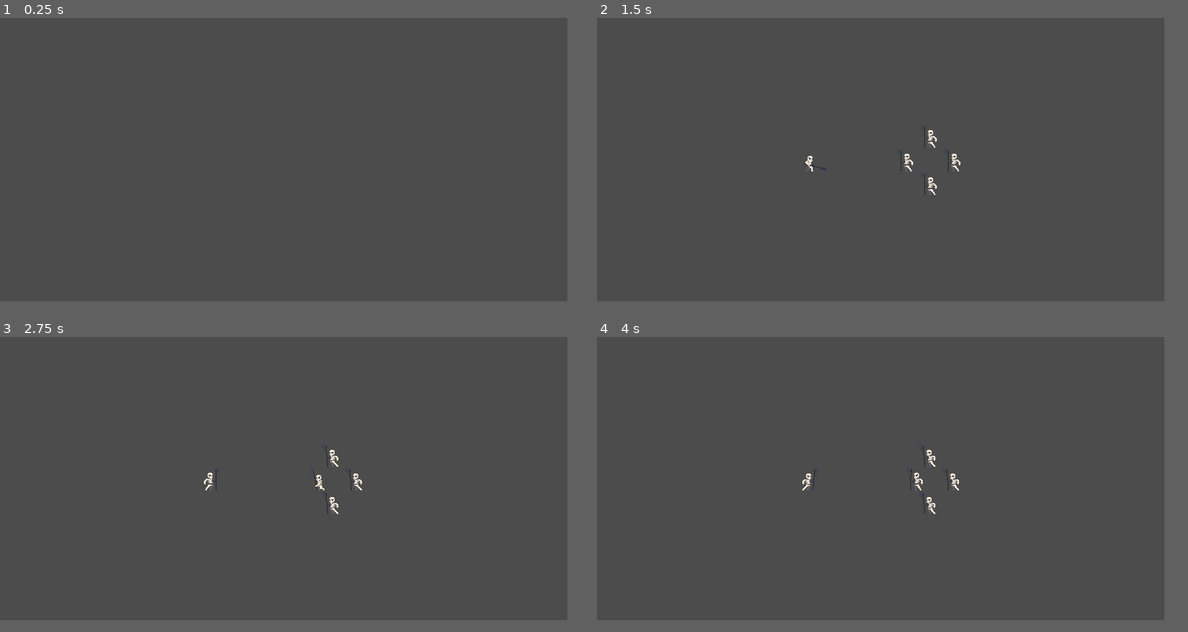
Above: before the commit, frames 1-4 (two rows, left to right).
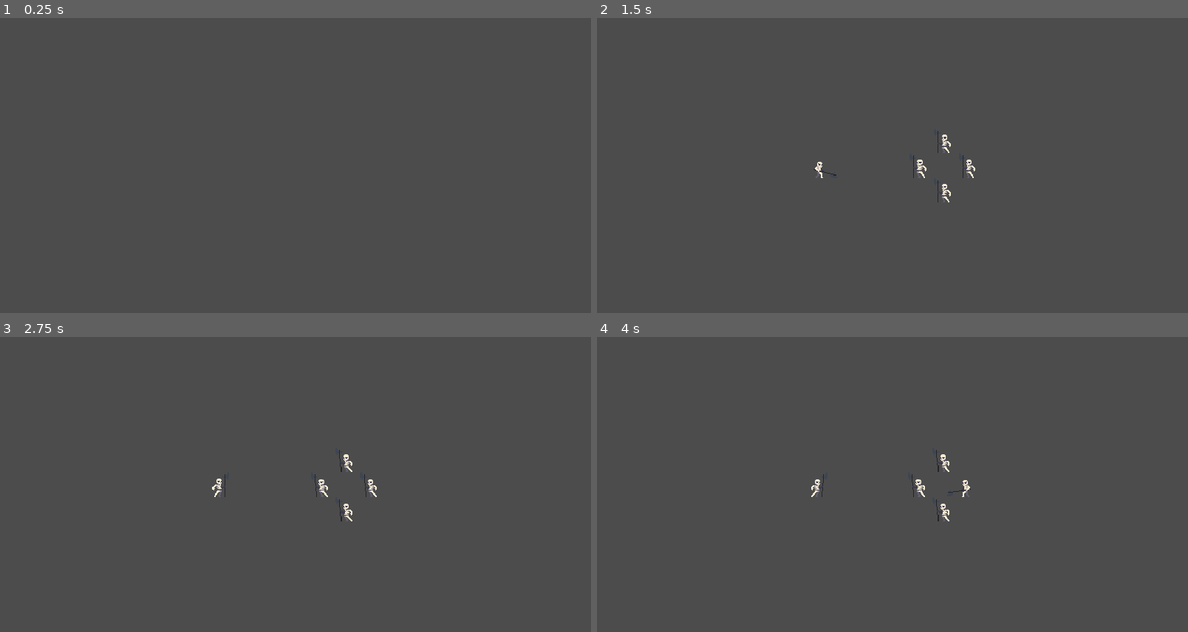
Above: after the commit, the same moments.

Repository: viniciused26/hellfloors
Game: Godot game, scene res://scenes/Game.tscn
The game is run twice, just before and just after one commit, with the same random seed, the same clock (stepped at 60 frames per second) and the same inputs.
Inputs:
- Up to frame 1 (0.25 s): no input
- Up to frame 2 (1.5 s): hold Space (ui_select) 0.53-1.28 s; tap Space (ui_select) at 1.35 s
- Up to frame 3 (2.75 s): tap Space (ui_select) at 1.52, 1.82 s; hold Space (ui_select) from 2.03 s (still down)
- Up to frame 4 (4 s): release Space (ui_select) at 2.78 s; tap Space (ui_select) at 2.85, 3.02, 3.32 s; hold Space (ui_select) from 3.53 s (still down)
In our replay, the window is 768x384 before the commit and 800x400 after it. These sizes can differ from the game's own. Grey fills any space a smaller window leaves; there, only what the larger window draws over its background counts as a difference.

The runs differ from the first frame. In frame 1, only the window size differs. In frame 2, 0.5% of the frame differs, in the area x 35-64%, y 36-63%; in frame 3, 0.5%; in frame 4, 0.5%.

Commit message:
Adjusting turns and sprite animations

Diff:
--- a/project.godot
+++ b/project.godot
@@ -34,6 +34,10 @@
 
 window/size/width=768
 window/size/height=384
+window/size/test_width=7680
+window/size/test_height=3840
+window/stretch/mode="2d"
+window/stretch/aspect="keep"
 
 [physics]
 
--- a/scenes/battle/BattleMap.gd
+++ b/scenes/battle/BattleMap.gd
@@ -6,7 +6,8 @@
 const PLAYER_SCENE: PackedScene = preload("res://scenes/characters/Player.tscn")
 
 var active_character
-signal creatures_organized
+
+signal battle_start
 
 static func sort_creatures_by_speed(a : Creature, b : Creature) -> bool:
 	return a.speed > b.speed
@@ -35,6 +36,13 @@
 		yield(get_tree().create_timer(0.3), "timeout")
 		c.visible = true
 
+func play_turn():
+	active_character.is_active = true
+	yield(active_character.play_turn(), "completed")
+	var new_index : int = (active_character.get_index() + 1) % $Creatures.get_child_count()
+	active_character = $Creatures.get_child(new_index)
+	play_turn()
+
 func _ready() -> void:
 
 	var skel1 = SKELETON_SCENE.instance()
@@ -52,13 +60,8 @@
 	set_positions()
 	spawn_creatures()
 	active_character = $Creatures.get_child(0)
+	emit_signal("battle_start")
 
-func play_turn() -> void:
-	yield(active_character.play_turn(), "completed")
-	var new_index : int = (active_character.get_index() + 1) % $Creatures.get_child_count()
-	print(new_index)
-	active_character = $Creatures.get_child(new_index)
 
-func _process(delta) -> void:
+func _on_BattleMap_battle_start():
 	play_turn()
-	yield(play_turn(), "completed")
--- a/scenes/battle/BattleMap.tscn
+++ b/scenes/battle/BattleMap.tscn
@@ -34,3 +34,4 @@
 
 [node name="EnemyPosition4" type="Position2D" parent="EnemiesPos"]
 position = Vector2( 32, 0 )
+[connection signal="battle_start" from="." to="." method="_on_BattleMap_battle_start"]
--- a/scenes/characters/Character.gd
+++ b/scenes/characters/Character.gd
@@ -5,15 +5,32 @@
 export(int) var speed: int = 5
 export(bool) var is_enemy: bool = true
 
+var is_active = false
+
+signal action_taken
+
+
 func _ready() -> void:
 	$IdleSprite.flip_h = is_enemy
 	$AttackSprite.flip_h = is_enemy
 	$HitSprite.flip_h = is_enemy
+
+	if is_enemy:
+		$AttackSprite.position.x = $AttackSprite.position.x - 13
+		$HitSprite.position.x = $HitSprite.position.x + 6
+
 	$AnimationPlayer.play("idle")
 
-func play_turn() -> void:
-	if Input.is_action_pressed("ui_select"):
+func _input(event):
+
+	if Input.is_action_pressed("ui_select") and is_active == true:
 		$AnimationPlayer.play("attack")
+		is_active = false
 
 	yield($AnimationPlayer, "animation_finished")
 	$AnimationPlayer.play("idle")
+
+	emit_signal("action_taken")
+
+func play_turn():
+	yield(self, "action_taken")
--- a/scenes/characters/Skeleton.tscn
+++ b/scenes/characters/Skeleton.tscn
@@ -180,13 +180,12 @@
 [node name="Character" instance=ExtResource( 1 )]
 
 [node name="IdleSprite" parent="." index="0"]
-visible = false
 texture = ExtResource( 2 )
 hframes = 11
 
 [node name="AttackSprite" parent="." index="1"]
 visible = false
-position = Vector2( 6, -2.5 )
+position = Vector2( 6.5, -2.5 )
 texture = ExtResource( 4 )
 hframes = 18
 
